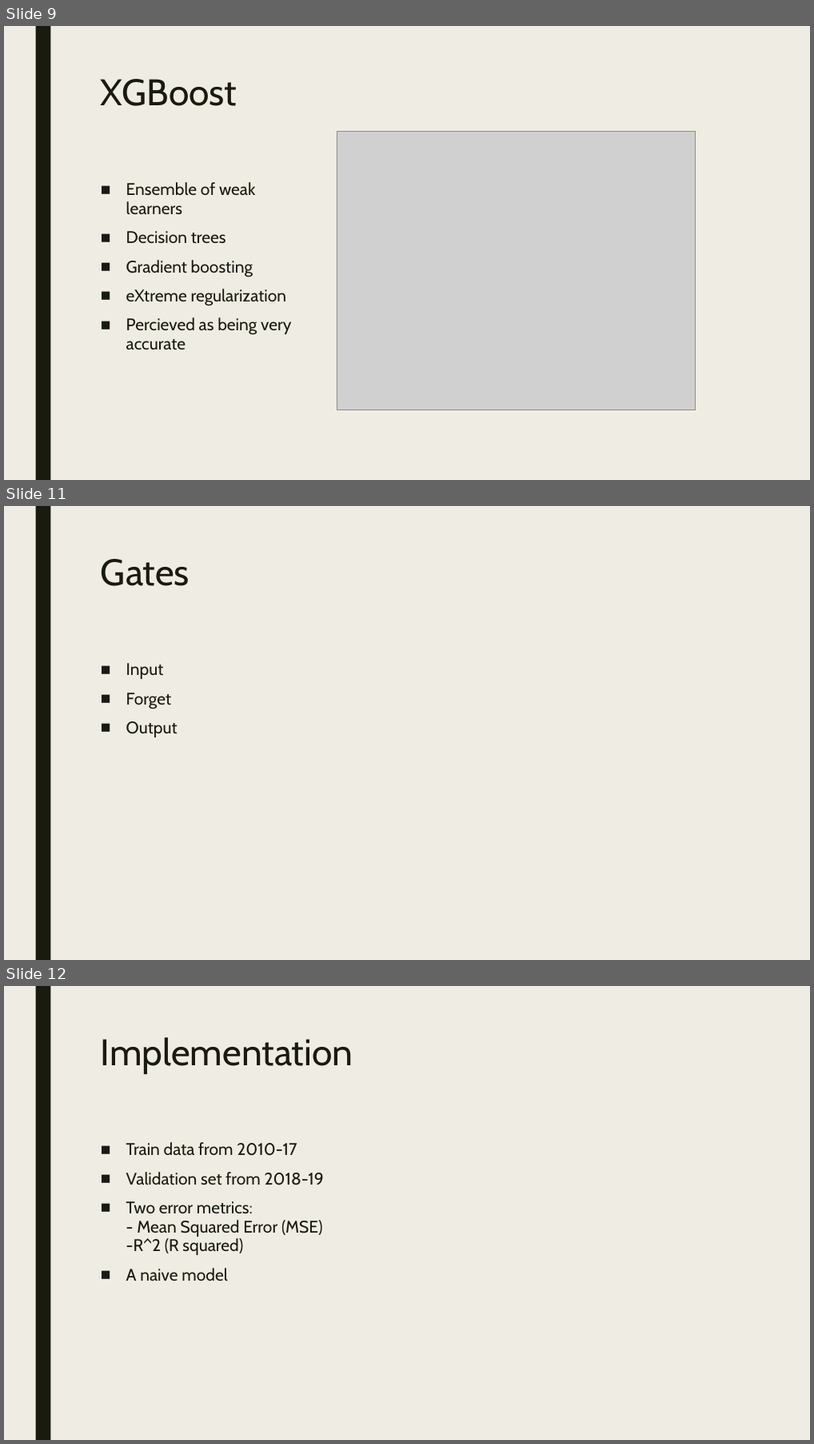
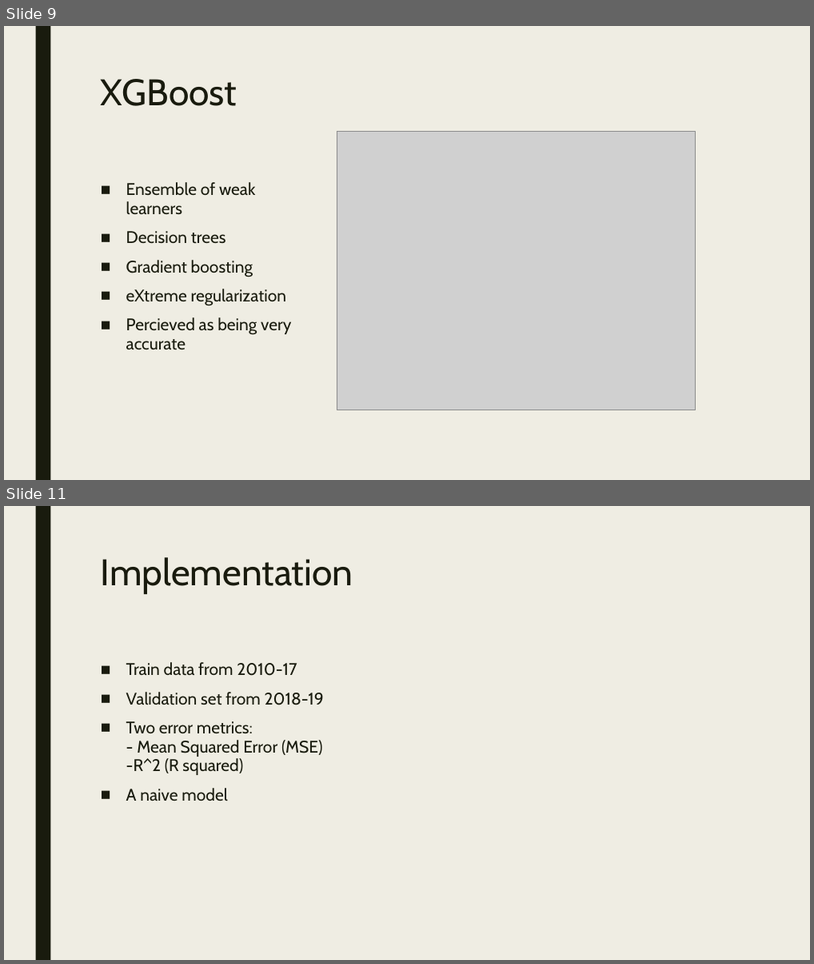
Before and after one commit to mathh17/Speciale, a slide deck: Exploring climate data’s relevance to predict energy consumption.pptx. Shown one above the other, each under a label of ours: slides 9, 11 and 12 before the commit, slides 9 and 11 after it; the slides between them are not shown. The pictures are 814x1444 and 814x964 pixels, drawn with LibreOffice and Linux fonts; fonts in the diff are those of the drawing; grey boxes stand for pictures. Boxes give left, top, right and bottom in pixels: in the first picture for what was removed or moved away, otherwise in the second. Text is boxed around its words. In the diff, an @@ line names an element or a change of style, - is before the commit and + after.

```diff
--- a/Exploring climate data’s relevance to predict energy consumption.pptx
+++ b/Exploring climate data’s relevance to predict energy consumption.pptx
@@ slide 11 removed at [4,506,810,960], background #EFEDE3; not listed: 1 template element that a slide beside it also shows @@
@@ title removed at [101,559,190,586] @@
-Gates
@@ text removed at [126,663,178,737] @@
-■ Input
-■ Forget
-■ Output
@@ what was slide 12 is now slide 11 @@
```
Also in this commit, not shown: 7 slides changed, 2 other files.
